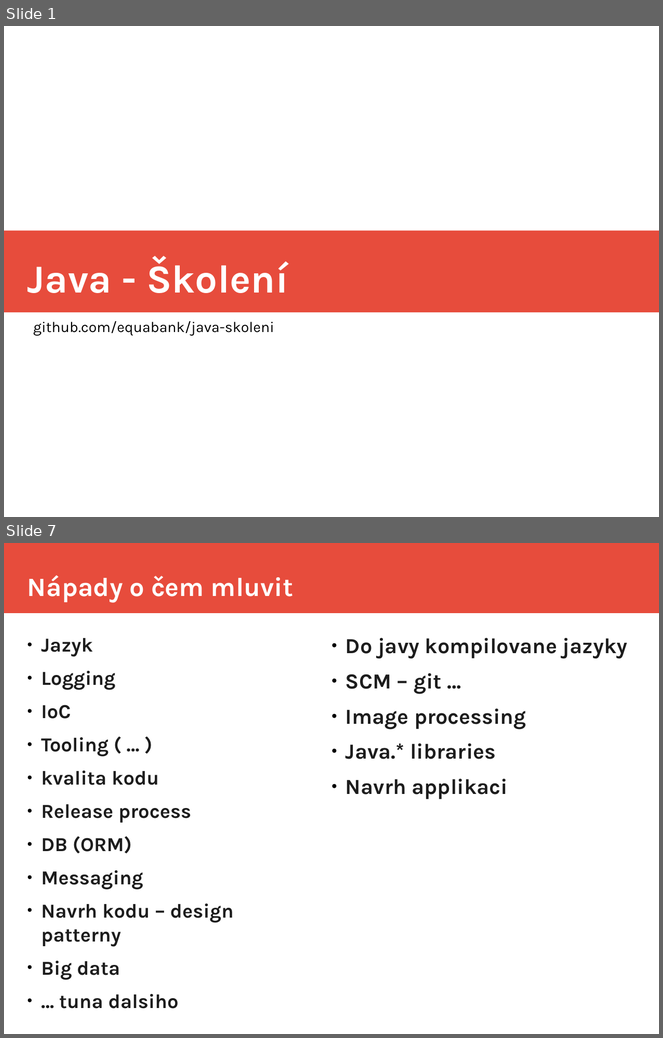
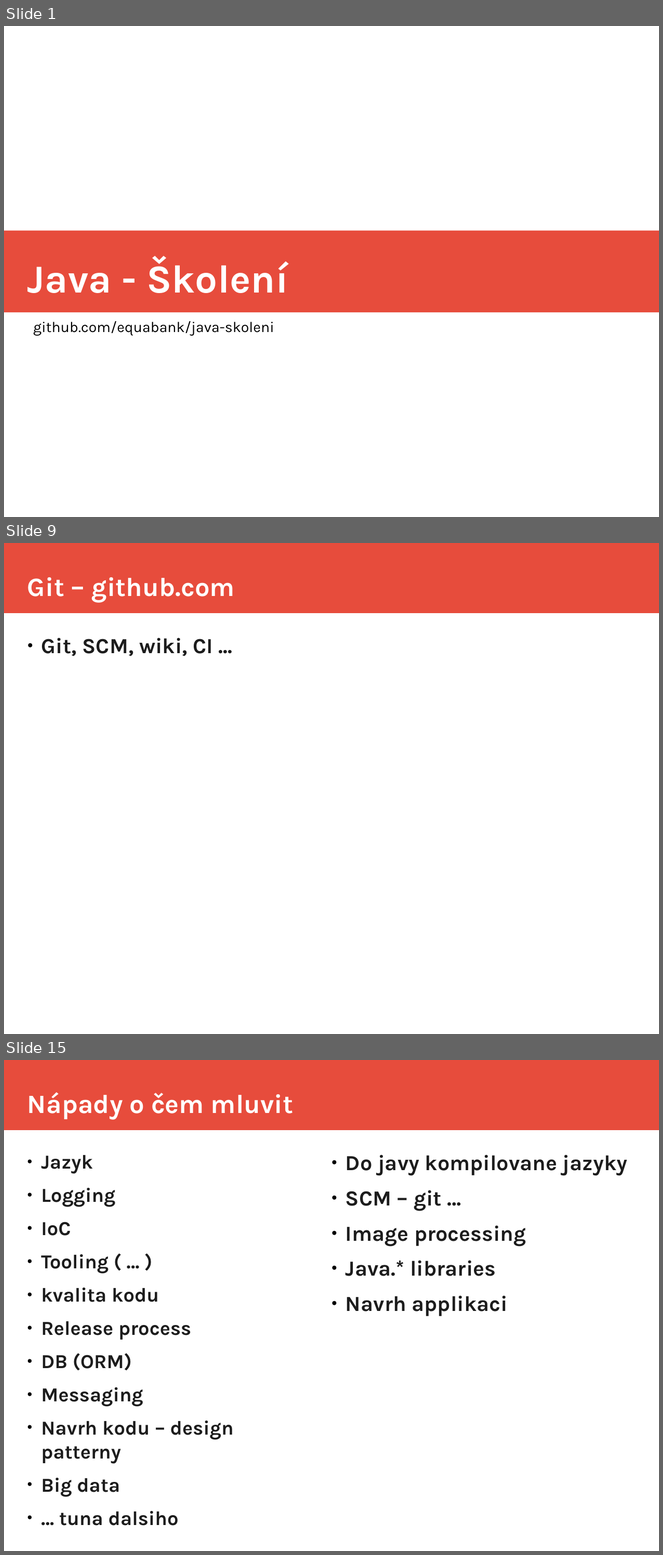
Before and after one commit to equabank/java-skoleni, a slide deck: v2/doc/prez.odp. Shown one above the other, each under a label of ours: slides 1 and 7 before the commit, slides 1, 9 and 15 after it; the slides between them are not shown. The pictures are 663x1038 and 663x1555 pixels, drawn with LibreOffice and Linux fonts; fonts in the diff are those of the drawing. Boxes give left, top, right and bottom in pixels: in the first picture for what was removed or moved away, otherwise in the second. Text is boxed around its words. In the diff, an @@ line names an element or a change of style, - is before the commit and + after.

```diff
--- a/v2/doc/prez.odp
+++ b/v2/doc/prez.odp
@@ slide 9 added at <box>4,543,659,1034</box>, background #FFFFFF; not listed: 1 template element that a slide beside it also shows @@
@@ title added at <box>27,577,235,602</box>, 32 pt, text #FFFFFF, bold @@
+Git – github.com
@@ text added at <box>41,638,214,656</box>, 26 pt, text #1C1C1C, bold @@
+● Git, SCM, wiki, CI ...
@@ what was slide 7 is now slide 15 @@
```
Also in this commit, not shown: 4 slides changed, 9 other slides added, 2 slides removed, 1 other file.
